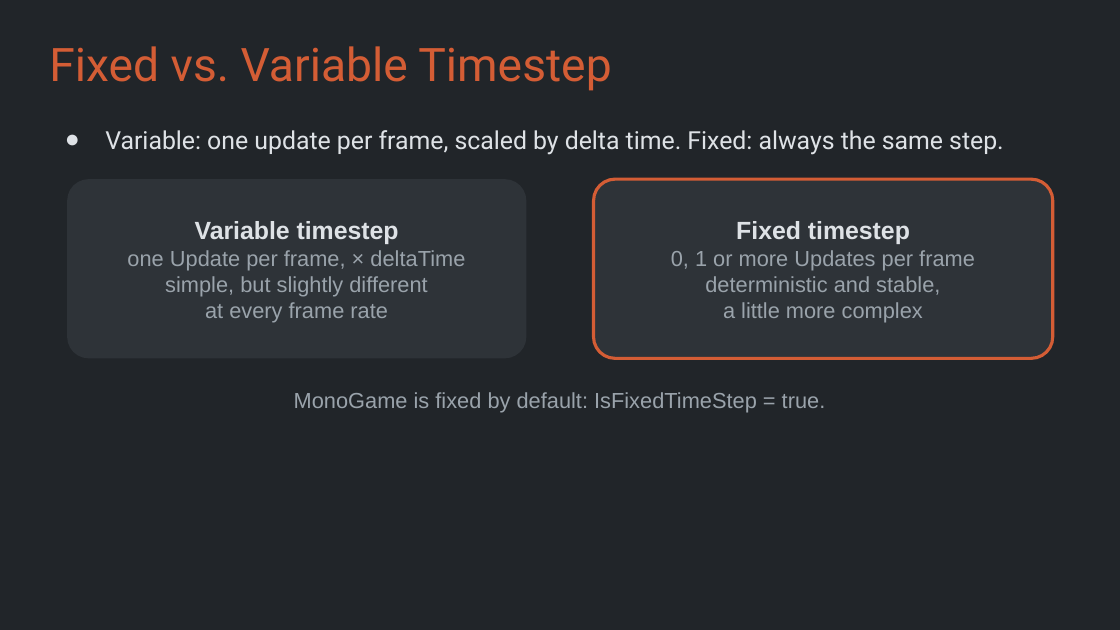
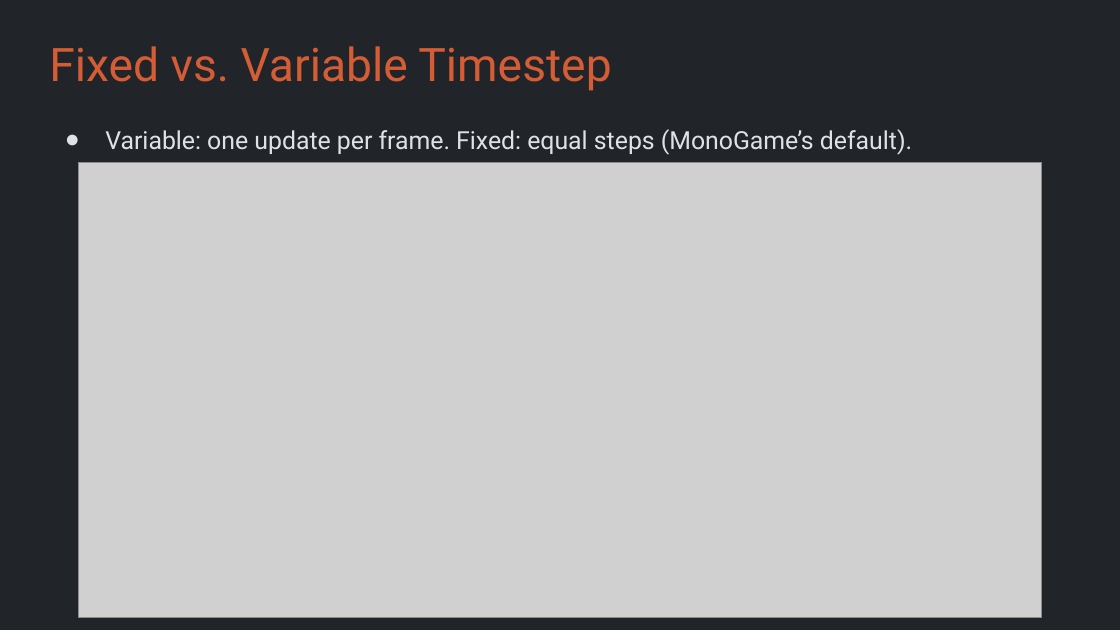
Before and after one commit to Metamate/gar, a slide deck: slide 13 of slides/01 Pong.pptx. Drawn at 1120x630 pixels with LibreOffice and Linux fonts; fonts in the diff are those of the drawing; grey boxes stand for pictures. Boxes give left, top, right and bottom in pixels: in the first picture for what was removed or moved away, otherwise in the second. Text is boxed around its words. In the diff, an @@ line names an element or a change of style, - is before the commit and + after.

```diff
--- a/slides/01 Pong.pptx
+++ b/slides/01 Pong.pptx
@@ text at <box>105,129,912,155</box>: text changed @@
-● Variable: one update per frame, scaled by delta time. Fixed: always the same step.
+● Variable: one update per frame. Fixed: equal steps (MonoGame’s default).
@@ rounded rectangle removed at <box>67,179,526,358</box> @@
-Variable timestep
-one Update per frame, × deltaTime
-simple, but slightly different
-at every frame rate
@@ picture added at <box>78,162,1042,617</box> @@
@@ rounded rectangle removed at <box>594,179,1053,358</box> @@
-Fixed timestep
-0, 1 or more Updates per frame
-deterministic and stable,
-a little more complex
@@ text removed at <box>294,392,826,412</box> @@
-MonoGame is fixed by default: IsFixedTimeStep = true.
```
Also in this commit, not shown: 4 other slides changed, 11 other files.
